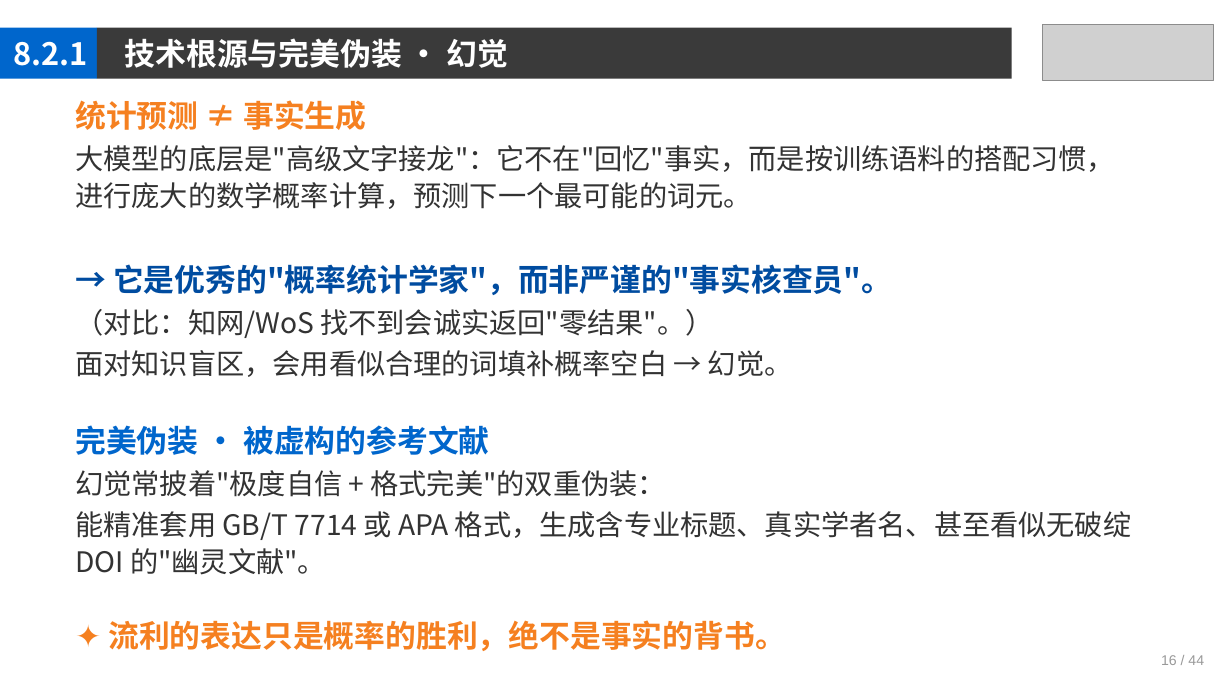
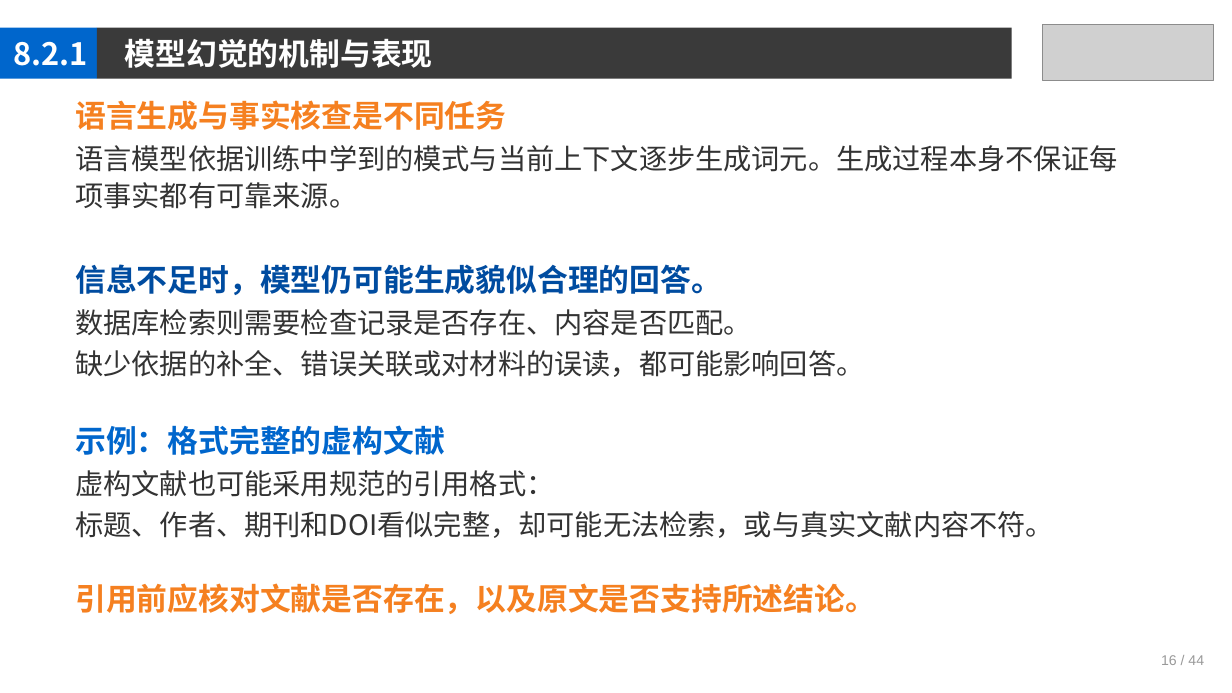
Before and after one commit to jpqiang/AIGC, a slide deck: slide 16 of 课件/第8章.pptx. Drawn at 1232x693 pixels with LibreOffice and Linux fonts; fonts in the diff are those of the drawing; grey boxes stand for pictures. Boxes give left, top, right and bottom in pixels: in the first picture for what was removed or moved away, otherwise in the second. Text is boxed around its words. In the diff, an @@ line names an element or a change of style, - is before the commit and + after.

```diff
--- a/课件/第8章.pptx
+++ b/课件/第8章.pptx
@@ text at (125,39,433,68): text changed @@
-技术根源与完美伪装 · 幻觉
+模型幻觉的机制与表现
@@ text at (75,100,1118,614): text changed @@
-统计预测 ≠ 事实生成
-大模型的底层是"高级文字接龙"：它不在"回忆"事实，而是按训练语料的搭配习惯，进行庞大的数学概率计算，预测下一个最可能的词元。
-→ 它是优秀的"概率统计学家"，而非严谨的"事实核查员"。
-（对比：知网/WoS 找不到会诚实返回"零结果"。）
-面对知识盲区，会用看似合理的词填补概率空白 → 幻觉。
-完美伪装 · 被虚构的参考文献
-幻觉常披着"极度自信 + 格式完美"的双重伪装：
-能精准套用 GB/T 7714 或 APA 格式，生成含专业标题、真实学者名、甚至看似无破绽 DOI 的"幽灵文献"。
-✦ 流利的表达只是概率的胜利，绝不是事实的背书。
+语言生成与事实核查是不同任务
+语言模型依据训练中学到的模式与当前上下文逐步生成词元。生成过程本身不保证每项事实都有可靠来源。
+信息不足时，模型仍可能生成貌似合理的回答。
+数据库检索则需要检查记录是否存在、内容是否匹配。
+缺少依据的补全、错误关联或对材料的误读，都可能影响回答。
+示例：格式完整的虚构文献
+虚构文献也可能采用规范的引用格式：
+标题、作者、期刊和DOI看似完整，却可能无法检索，或与真实文献内容不符。
+引用前应核对文献是否存在，以及原文是否支持所述结论。
```
Also in this commit, not shown: 41 other slides changed, 3 other files.
